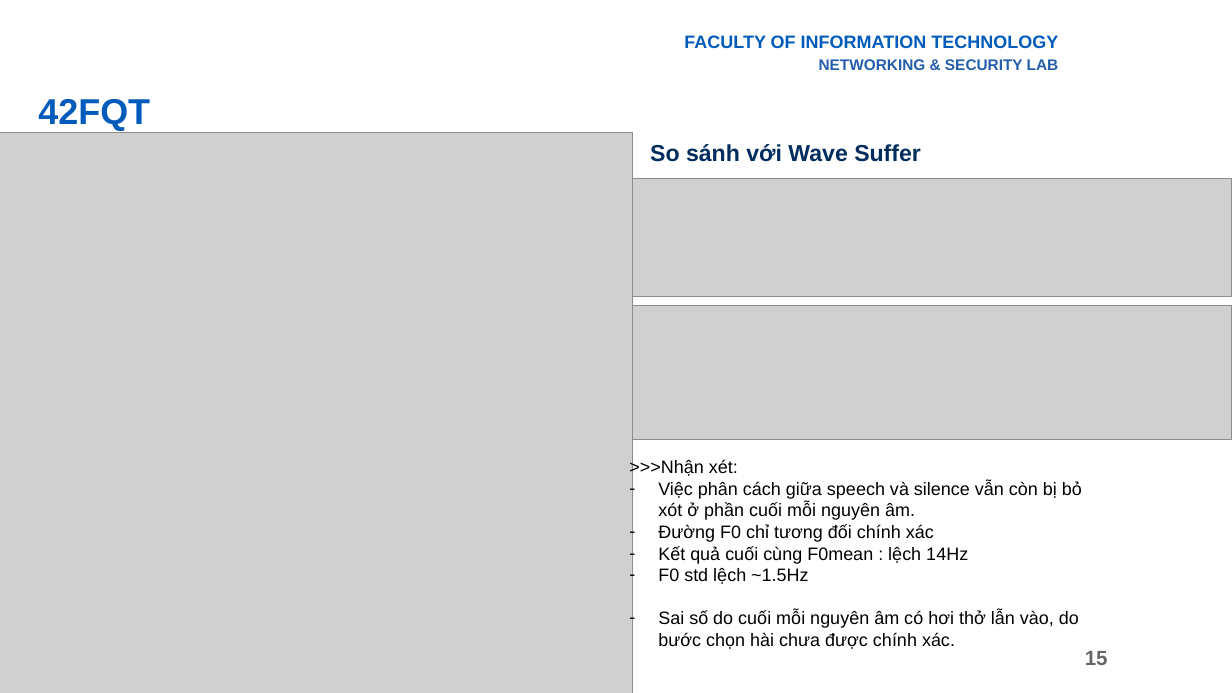
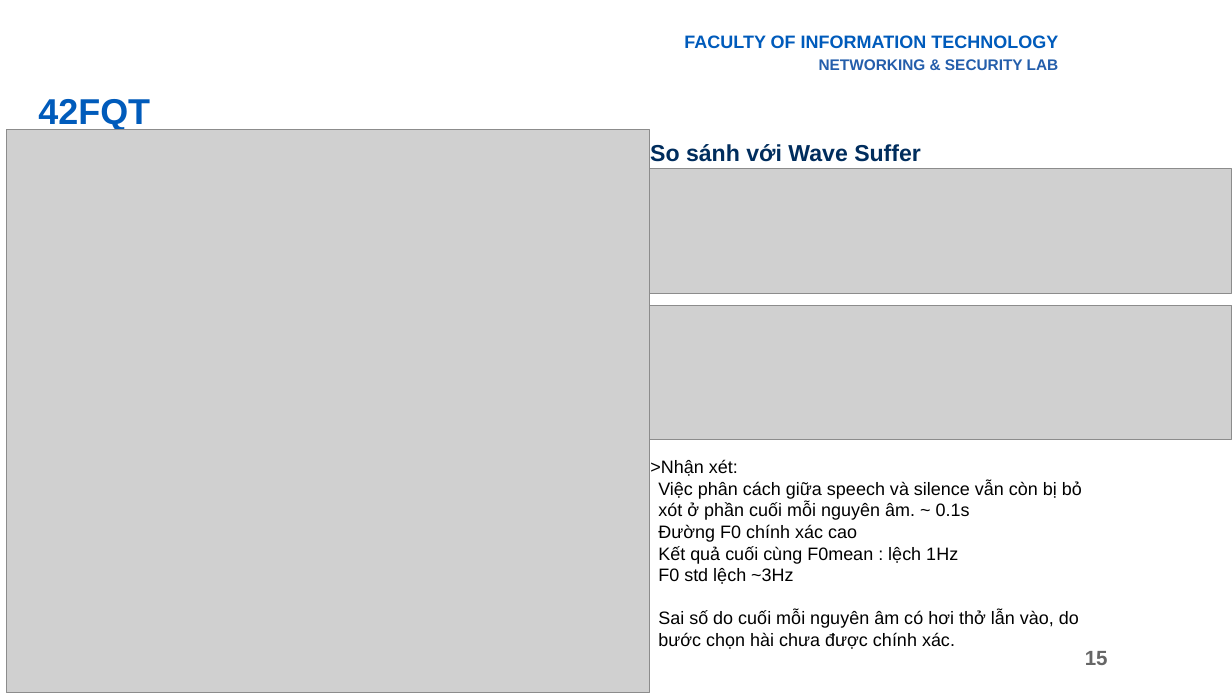
Before and after one commit to giabao2807/digital-signal-processing, a slide deck: slide 15 of endcourse/Final.pptx. Drawn at 1232x693 pixels with LibreOffice and Linux fonts; fonts in the diff are those of the drawing; grey boxes stand for pictures; background and template pictures are left out. Boxes give left, top, right and bottom in pixels: in the first picture for what was removed or moved away, otherwise in the second. Text is boxed around its words. In the diff, an @@ line names an element or a change of style, - is before the commit and + after.

```diff
--- a/endcourse/Final.pptx
+++ b/endcourse/Final.pptx
@@ picture: place and size @@
-picture at (0, 133, 633, 693)
+picture at (6, 129, 650, 693)
@@ picture: place and size @@
-picture at (623, 178, 1232, 297)
+picture at (623, 169, 1232, 293)
@@ text at (658, 481, 1082, 584): text changed @@
-– Việc phân cách giữa speech và silence vẫn còn bị bỏ xót ở phần cuối mỗi nguyên âm.
-– Đường F0 chỉ tương đối chính xác
-– Kết quả cuối cùng F0mean : lệch 14Hz
-– F0 std lệch ~1.5Hz
+– Việc phân cách giữa speech và silence vẫn còn bị bỏ xót ở phần cuối mỗi nguyên âm. ~ 0.1s
+– Đường F0 chính xác cao
+– Kết quả cuối cùng F0mean : lệch 1Hz
+– F0 std lệch ~3Hz
```
Also in this commit, not shown: 6 other slides changed, 3 other files.
